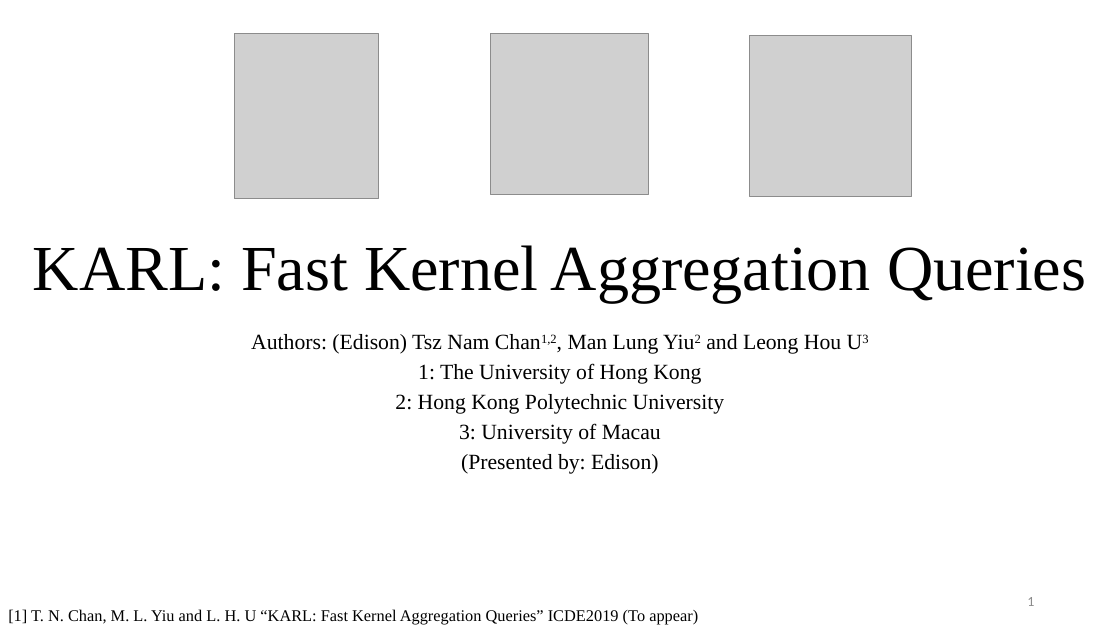
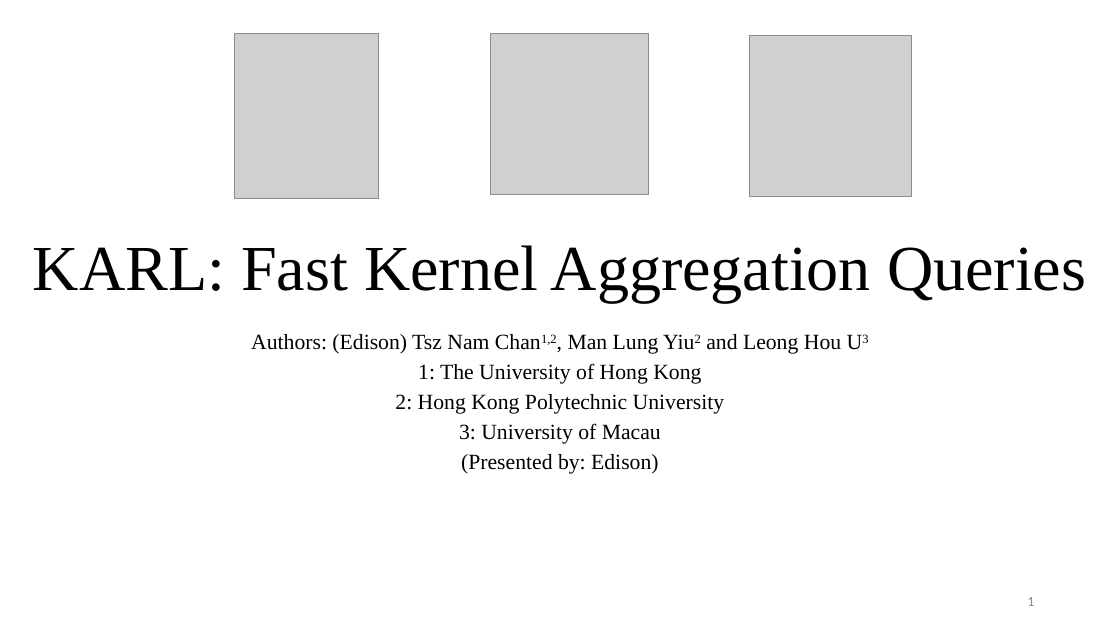
Before and after one commit to edisonchan2013928/KARL-Fast-Kernel-Aggregation-Queries, a slide deck: slide 1 of KARL Presentation_v2.pptx. Drawn at 1120x630 pixels with LibreOffice and Linux fonts; fonts in the diff are those of the drawing; grey boxes stand for pictures. Boxes give left, top, right and bottom in pixels: in the first picture for what was removed or moved away, otherwise in the second. Text is boxed around its words. In the diff, an @@ line names an element or a change of style, - is before the commit and + after.

```diff
--- a/KARL Presentation_v2.pptx
+++ b/KARL Presentation_v2.pptx
@@ text removed at <box>8,609,698,625</box> @@
-[1] T. N. Chan, M. L. Yiu and L. H. U “KARL: Fast Kernel Aggregation Queries” ICDE2019 (To appear)
```
Also in this commit, not shown: 6 other slides changed.
